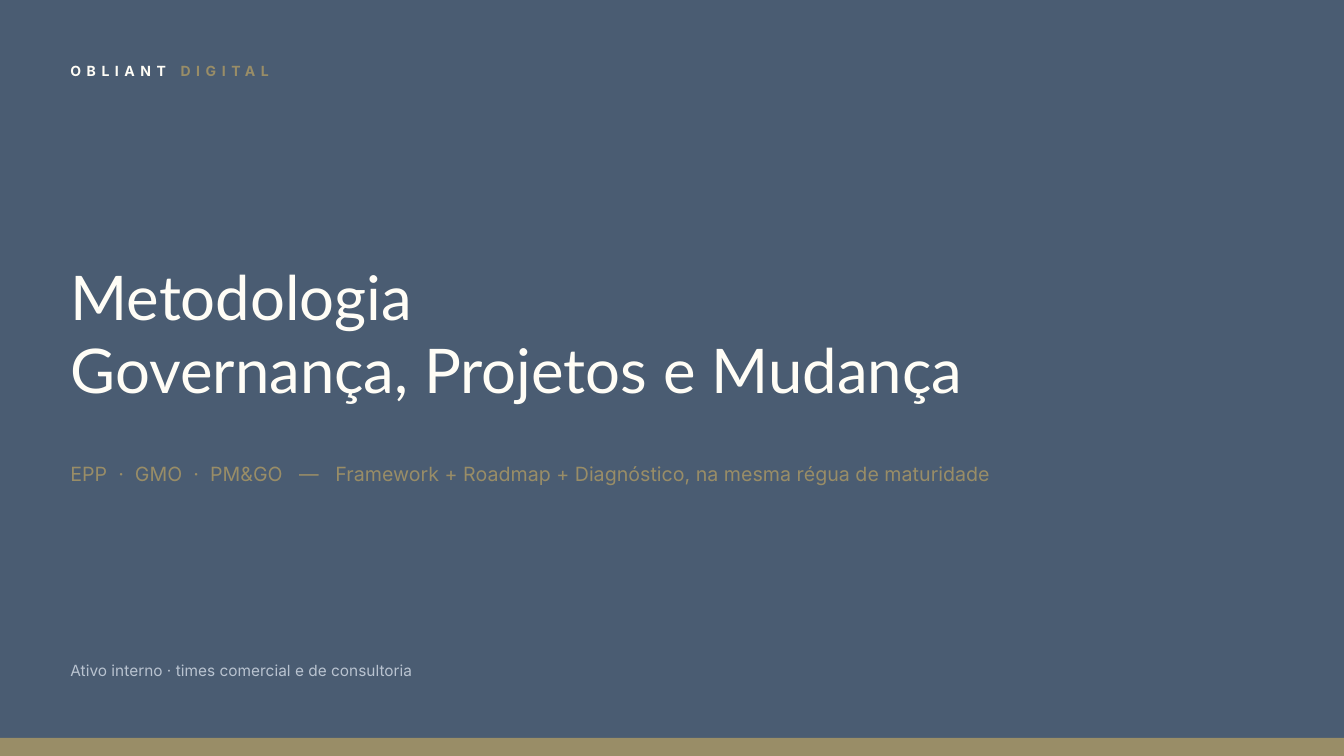
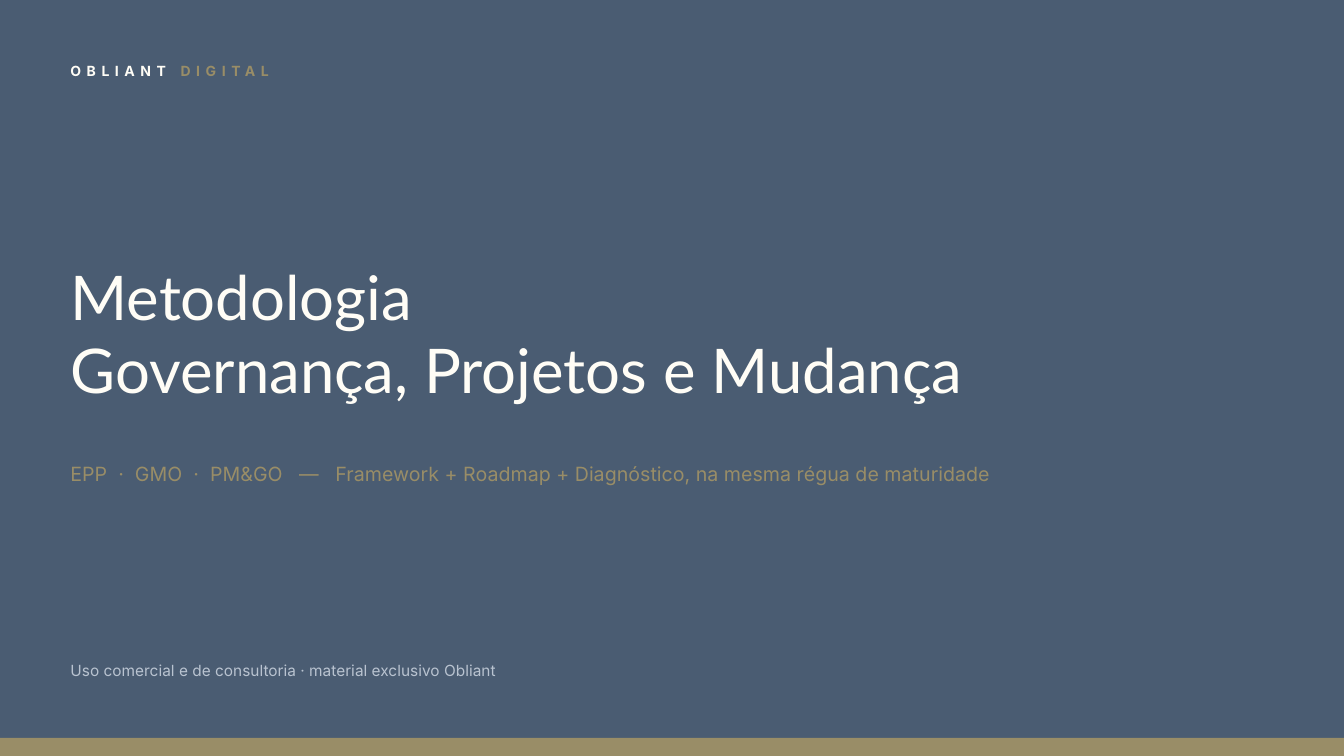
Before and after one commit to Leon1711/Site, a slide deck: slide 1 of Metodologia_Obliant.pptx. Drawn at 1344x756 pixels with LibreOffice and Linux fonts; fonts in the diff are those of the drawing. Boxes give left, top, right and bottom in pixels: in the first picture for what was removed or moved away, otherwise in the second. Text is boxed around its words. In the diff, an @@ line names an element or a change of style, - is before the commit and + after.

```diff
--- a/Metodologia_Obliant.pptx
+++ b/Metodologia_Obliant.pptx
@@ text at (70, 664, 496, 676): text changed @@
-Ativo interno · times comercial e de consultoria
+Uso comercial e de consultoria · material exclusivo Obliant
```
Also in this commit, not shown: 19 other slides changed, 5 other files.
